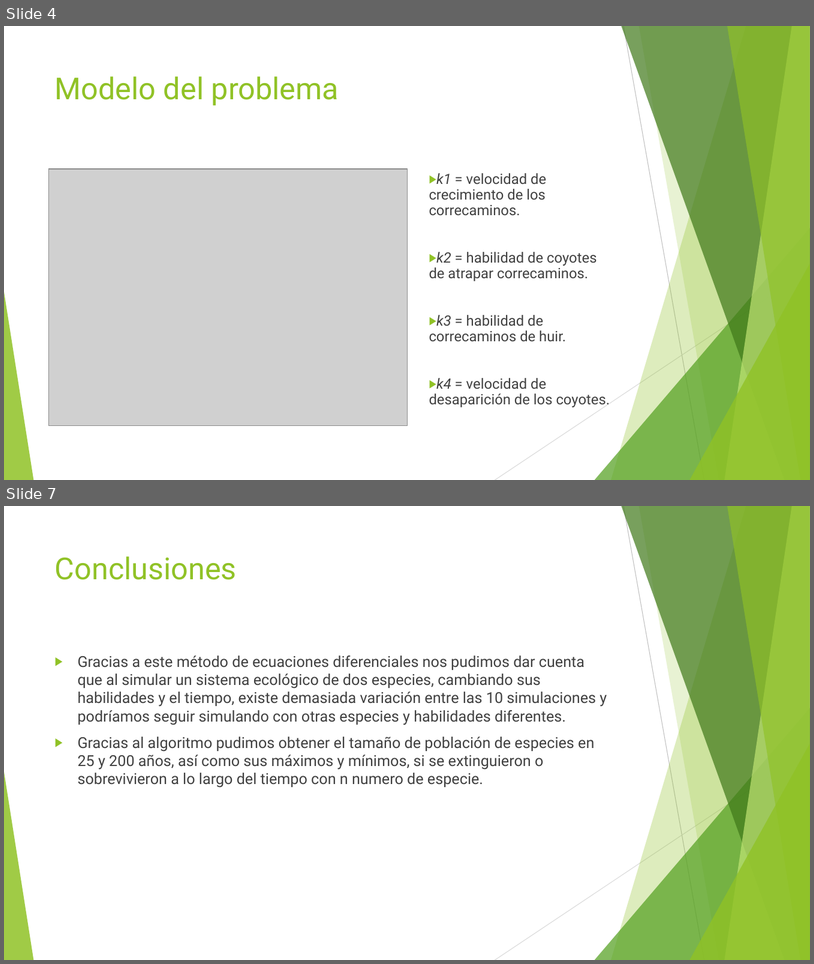
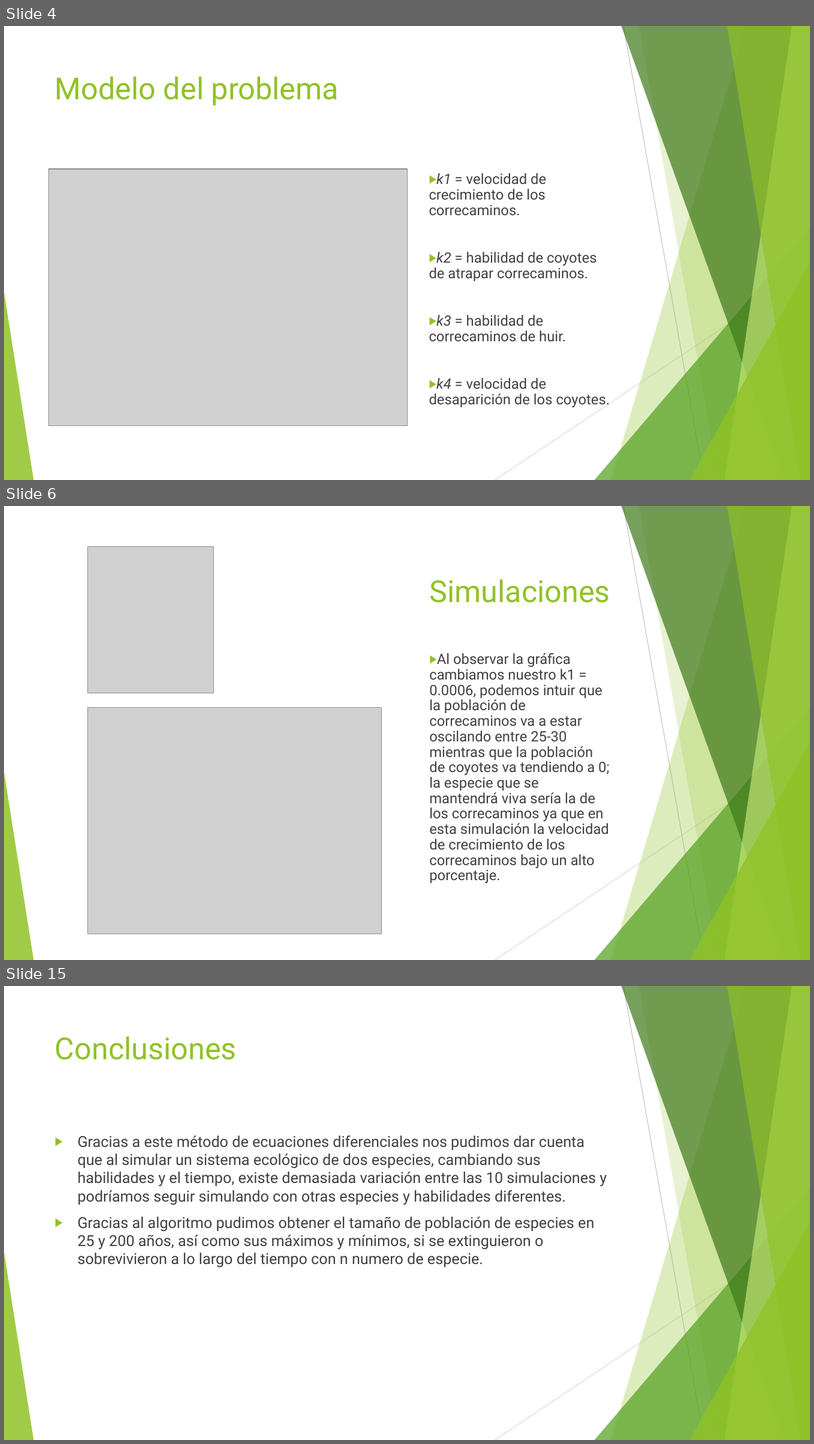
Before and after one commit to javierpreciado9/proyecto_modulo3, a slide deck: ProyectoModulo3_MendozaE1_PreciadoJ2_IrigoyenC3.pptx. Shown one above the other, each under a label of ours: slides 4 and 7 before the commit, slides 4, 6 and 15 after it; the slides between them are not shown. The pictures are 814x964 and 814x1444 pixels, drawn with LibreOffice and Linux fonts; fonts in the diff are those of the drawing; grey boxes stand for pictures. Boxes give left, top, right and bottom in pixels: in the first picture for what was removed or moved away, otherwise in the second. Text is boxed around its words. In the diff, an @@ line names an element or a change of style, - is before the commit and + after.

```diff
--- a/ProyectoModulo3_MendozaE1_PreciadoJ2_IrigoyenC3.pptx
+++ b/ProyectoModulo3_MendozaE1_PreciadoJ2_IrigoyenC3.pptx
@@ slide 6 added at <box>4,506,810,960</box>, background #FFFFFF; not listed: 10 template elements that a slide beside it also shows @@
@@ picture added at <box>88,547,214,694</box> @@
@@ title added at <box>429,579,611,603</box>, 36 pt, text #90C226 @@
+Simulaciones
@@ text added at <box>429,653,609,883</box>, 17 pt, text #404040 @@
+▶ Al observar la gráfica cambiamos nuestro k1 = 0.0006, podemos intuir que la población de correcaminos va a estar oscilando entre 25-30 mientras que la población de coyotes va tendiendo a 0; la especie que se mantendrá viva sería la de los correcaminos ya que en esta simulación la velocidad de crecimiento de los correcaminos bajo un alto porcentaje.
@@ picture added at <box>88,708,382,934</box> @@
@@ what was slide 7 is now slide 15 @@
```
Also in this commit, not shown: 9 other slides added, 2 slides removed, 1 other file.
